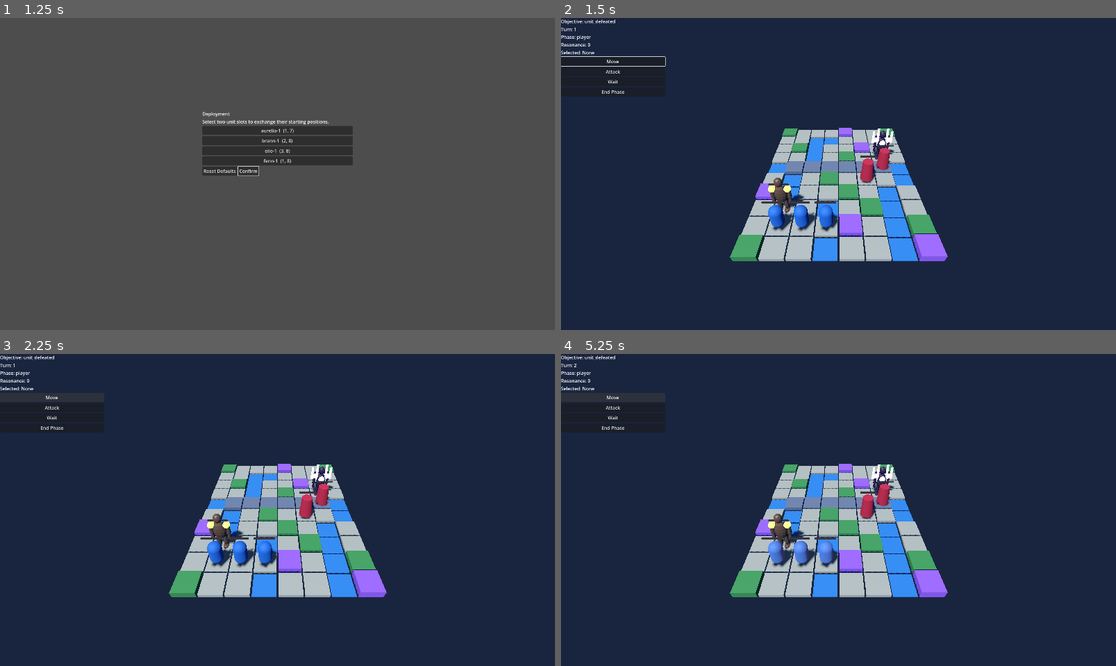
Above: before the commit, frames 1-4 (two rows, left to right).
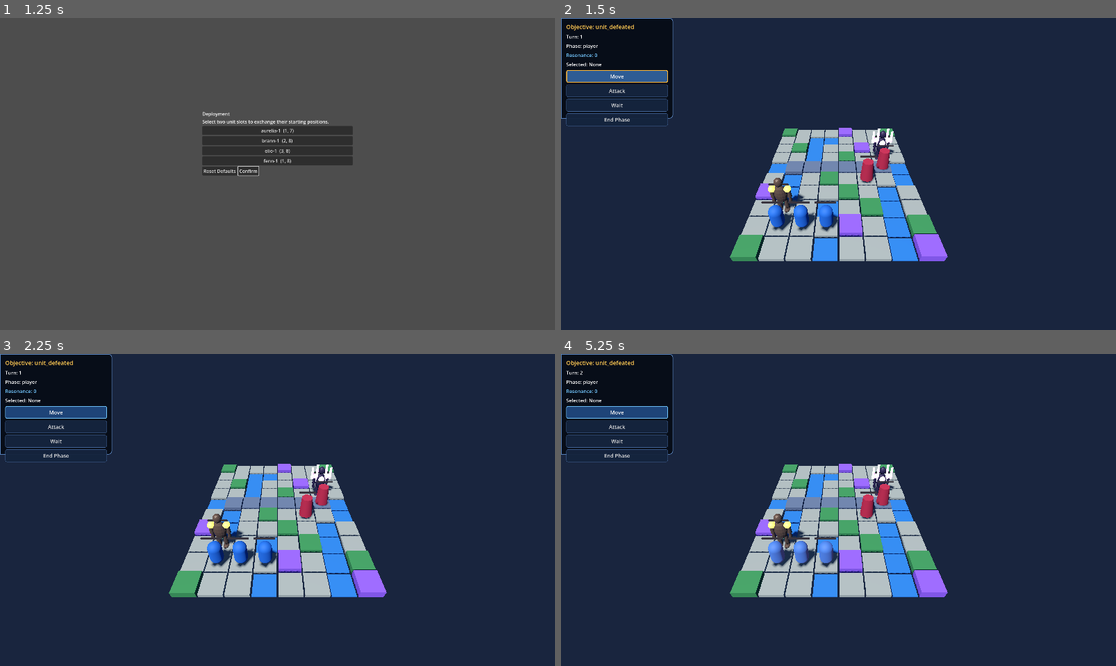
Above: after the commit, the same moments.

Repository: kusobaga233-tech/emblemlike-codex
Game: Godot game, scene res://src/scenes/boot.tscn
Two runs of this game, one before a commit and one after it. Both use one fixed random seed, a clock stepped at 60 frames per second and the inputs below.
Inputs:
- Up to frame 1 (1.25 s): click "Start" at 0.5 s
- Up to frame 2 (1.5 s): click "Confirm" at 1.25 s
- Up to frame 3 (2.25 s): click "Move" at 2 s
- Up to frame 4 (5.25 s): click "Attack" at 2.75 s; click "Wait" at 3.5 s; click "End Phase" at 4.25 s; click "Move" at 5 s

Frame 1 is identical in both runs. In frame 2, 4.1% of the frame differs, in the area x 0-21%, y 0-35%; in frame 3, 4.6%; in frame 4, 4.6%.

Commit message:
feat: add production battle HUD styling

Diff:
--- a/src/ui/battle_hud.tscn
+++ b/src/ui/battle_hud.tscn
@@ -1,6 +1,52 @@
-[gd_scene load_steps=2 format=3]
+[gd_scene load_steps=6 format=3]
 
 [ext_resource path="res://src/ui/battle_hud.gd" type="Script" id="1"]
+
+[sub_resource type="StyleBoxFlat" id="Style_panel"]
+bg_color = Color(0.025, 0.045, 0.085, 0.94)
+border_width_left = 2
+border_width_top = 2
+border_width_right = 2
+border_width_bottom = 2
+border_color = Color(0.45, 0.67, 0.95, 0.72)
+corner_radius_top_right = 12
+corner_radius_bottom_right = 12
+
+[sub_resource type="StyleBoxFlat" id="Style_button"]
+bg_color = Color(0.08, 0.14, 0.24, 0.96)
+border_width_left = 1
+border_width_top = 1
+border_width_right = 1
+border_width_bottom = 1
+border_color = Color(0.32, 0.48, 0.72, 0.8)
+corner_radius_top_left = 6
+corner_radius_top_right = 6
+corner_radius_bottom_right = 6
+corner_radius_bottom_left = 6
+
+[sub_resource type="StyleBoxFlat" id="Style_button_hover"]
+bg_color = Color(0.12, 0.27, 0.48, 0.98)
+border_width_left = 2
+border_width_top = 2
+border_width_right = 2
+border_width_bottom = 2
+border_color = Color(0.45, 0.78, 1, 1)
+corner_radius_top_left = 6
+corner_radius_top_right = 6
+corner_radius_bottom_right = 6
+corner_radius_bottom_left = 6
+
+[sub_resource type="StyleBoxFlat" id="Style_button_focus"]
+bg_color = Color(0.18, 0.36, 0.58, 1)
+border_width_left = 3
+border_width_top = 3
+border_width_right = 3
+border_width_bottom = 3
+border_color = Color(1, 0.72, 0.22, 1)
+corner_radius_top_left = 6
+corner_radius_top_right = 6
+corner_radius_bottom_right = 6
+corner_radius_bottom_left = 6
 
 [node name="BattleHud" type="Control"]
 layout_mode = 3
@@ -10,33 +56,71 @@
 mouse_filter = 2
 script = ExtResource("1")
 
+[node name="Backdrop" type="Panel" parent="."]
+layout_mode = 0
+offset_right = 388.0
+offset_bottom = 348.0
+mouse_filter = 2
+theme_override_styles/panel = SubResource("Style_panel")
+
 [node name="Layout" type="VBoxContainer" parent="."]
 layout_mode = 0
-offset_right = 360.0
-offset_bottom = 320.0
+offset_left = 18.0
+offset_top = 16.0
+offset_right = 370.0
+offset_bottom = 332.0
+theme_override_constants/separation = 8
 
 [node name="Objective" type="Label" parent="Layout"]
 layout_mode = 2
+theme_override_colors/font_color = Color(1, 0.78, 0.32, 1)
+theme_override_font_sizes/font_size = 20
 [node name="Turn" type="Label" parent="Layout"]
 layout_mode = 2
+theme_override_font_sizes/font_size = 17
 [node name="Phase" type="Label" parent="Layout"]
 layout_mode = 2
+theme_override_font_sizes/font_size = 17
 [node name="Resonance" type="Label" parent="Layout"]
 layout_mode = 2
+theme_override_colors/font_color = Color(0.45, 0.78, 1, 1)
+theme_override_font_sizes/font_size = 17
 [node name="SelectedUnit" type="Label" parent="Layout"]
 layout_mode = 2
+theme_override_font_sizes/font_size = 17
 
 [node name="Commands" type="VBoxContainer" parent="Layout"]
 layout_mode = 2
+theme_override_constants/separation = 6
 [node name="Move" type="Button" parent="Layout/Commands"]
+custom_minimum_size = Vector2(0, 44)
 layout_mode = 2
 text = "Move"
+theme_override_font_sizes/font_size = 18
+theme_override_styles/normal = SubResource("Style_button")
+theme_override_styles/hover = SubResource("Style_button_hover")
+theme_override_styles/focus = SubResource("Style_button_focus")
 [node name="Attack" type="Button" parent="Layout/Commands"]
+custom_minimum_size = Vector2(0, 44)
 layout_mode = 2
 text = "Attack"
+theme_override_font_sizes/font_size = 18
+theme_override_styles/normal = SubResource("Style_button")
+theme_override_styles/hover = SubResource("Style_button_hover")
+theme_override_styles/focus = SubResource("Style_button_focus")
 [node name="Wait" type="Button" parent="Layout/Commands"]
+custom_minimum_size = Vector2(0, 44)
 layout_mode = 2
 text = "Wait"
+theme_override_font_sizes/font_size = 18
+theme_override_styles/normal = SubResource("Style_button")
+theme_override_styles/hover = SubResource("Style_button_hover")
+theme_override_styles/focus = SubResource("Style_button_focus")
 [node name="EndPhase" type="Button" parent="Layout/Commands"]
+custom_minimum_size = Vector2(0, 44)
 layout_mode = 2
 text = "End Phase"
+theme_override_font_sizes/font_size = 18
+theme_override_styles/normal = SubResource("Style_button")
+theme_override_styles/hover = SubResource("Style_button_hover")
+theme_override_styles/focus = SubResource("Style_button_focus")
--- a/tests/test_battle_scene.gd
+++ b/tests/test_battle_scene.gd
@@ -287,6 +287,8 @@
 		assert_true(world_environment.environment != null, "Production WorldEnvironment owns an Environment resource")
 		assert_true(world_environment.environment.ambient_light_energy > 0.0, "Production environment supplies ambient fill light")
 	assert_true(scene.get_node("TacticalCamera").current, "Battle camera is active")
+	assert_true(scene.get_node_or_null("BattleHud/Backdrop") is Panel, "Battle HUD uses a production panel backdrop")
+	assert_true(scene.get_node("BattleHud/Layout/Commands/Move").custom_minimum_size.y >= 44.0, "Battle commands meet the minimum pointer target height")
 	_assert_descendant_owners(scene, scene)
 
 	var fenn: Node3D = scene.get_unit_node(&"fenn-1")
Binary file changed: tests/evidence/production-battle-v01.png
